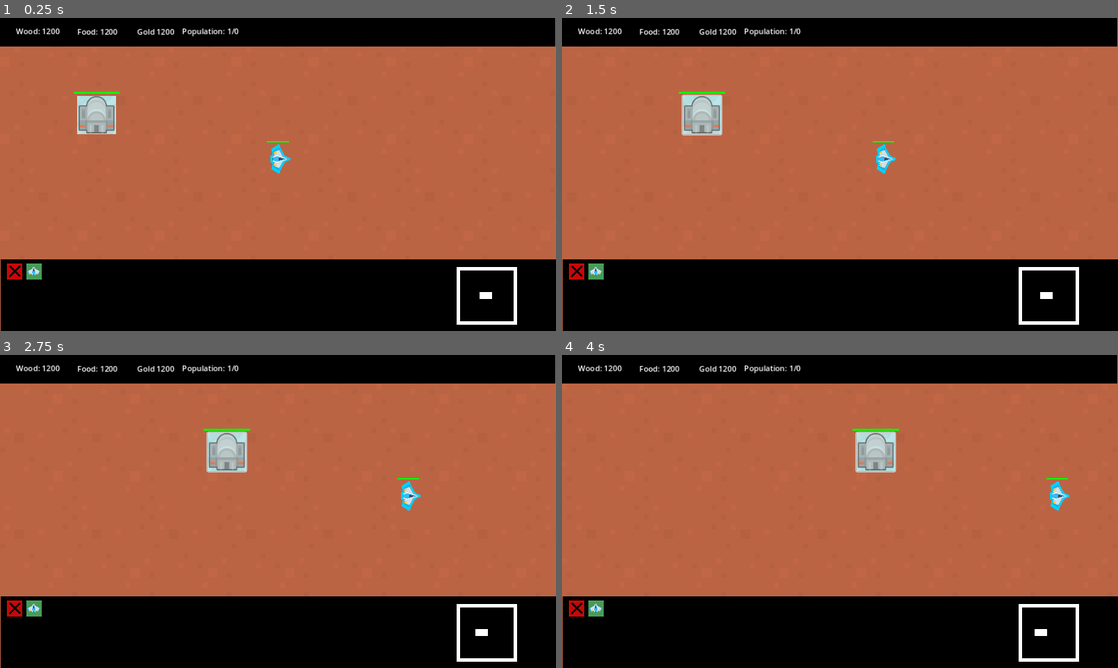
Above: before the commit, frames 1-4 (two rows, left to right).
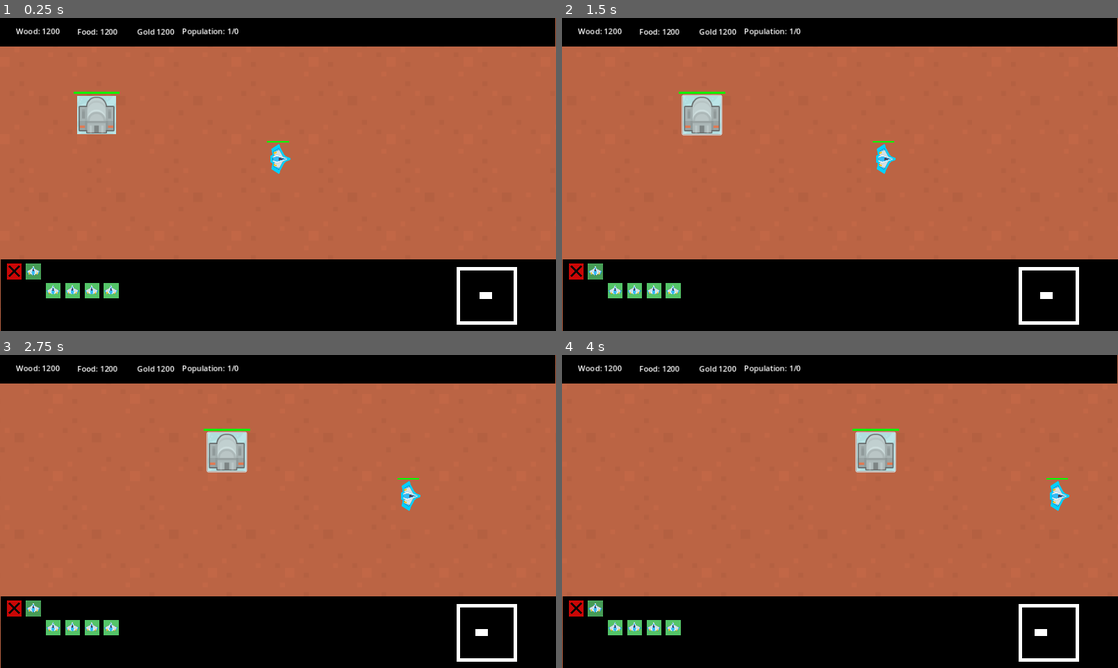
Above: after the commit, the same moments.

Repository: niamh-d/godot-rts
Game: Godot game, scene res://scenes/main/main.tscn
The game is run twice, just before and just after one commit, with the same random seed, the same clock (stepped at 60 frames per second) and the same inputs.
Inputs (mouse positions are in pixels of both pictures, inside the frame that each line leads up to):
- Up to frame 1 (0.25 s): no input
- Up to frame 2 (1.5 s): click (656, 115) at 0.5 s; click (578, 271) at 1.25 s
- Up to frame 3 (2.75 s): click (33, 608) at 2 s
- Up to frame 4 (4 s): click (789, 452) at 2.75 s; click (578, 608) at 3.5 s

The runs differ from the first frame. In frame 1, 0.6% of the frame differs, in the area x 1-22%, y 24-90%; in frame 2, 0.6%, in the area x 1-29%, y 24-90%; in frame 3, 0.6%; in frame 4, 0.6%.

Commit message:
tc scene complete

Diff:
--- a/scenes/main/main.tscn
+++ b/scenes/main/main.tscn
@@ -13,7 +13,10 @@
 [ext_resource type="Texture2D" uid="uid://bf7scmh3mmlwy" path="res://art/range.png" id="5_bsp2h"]
 [ext_resource type="PackedScene" uid="uid://dr64p16op7hma" path="res://scenes/town_center/town_center.tscn" id="5_g6jt8"]
 [ext_resource type="Texture2D" uid="uid://btywg7dtung1p" path="res://art/tower.png" id="6_5yngy"]
+[ext_resource type="Texture2D" uid="uid://dri6ii3a768iw" path="res://art/scifiTile_13.png" id="6_c7dx7"]
 [ext_resource type="Script" path="res://scenes/main/camera.gd" id="7_1lofc"]
+[ext_resource type="Texture2D" uid="uid://gqt3d1kbi2aa" path="res://art/scifiStructure_07.png" id="7_ct1me"]
+[ext_resource type="Texture2D" uid="uid://dp0c7t6ean6ne" path="res://art/playerShip2_blue.png" id="8_0ml2d"]
 
 [sub_resource type="NavigationPolygon" id="NavigationPolygon_adstj"]
 vertices = PackedVector2Array(8, 8, -8, 8, -8, -8, 8, -8)
@@ -2687,6 +2690,18 @@
 sources/0 = SubResource("TileSetAtlasSource_kb7g8")
 sources/1 = SubResource("TileSetAtlasSource_oqidm")
 
+[sub_resource type="RectangleShape2D" id="RectangleShape2D_7tl0w"]
+size = Vector2(80, 80)
+
+[sub_resource type="RectangleShape2D" id="RectangleShape2D_dvct2"]
+size = Vector2(79, 80)
+
+[sub_resource type="StyleBoxFlat" id="StyleBoxFlat_vv105"]
+bg_color = Color(0, 0, 0, 1)
+
+[sub_resource type="StyleBoxFlat" id="StyleBoxFlat_uuxdl"]
+bg_color = Color(0, 1, 0, 1)
+
 [sub_resource type="LabelSettings" id="LabelSettings_lufi6"]
 font_size = 120
 outline_size = 20
@@ -2707,17 +2722,179 @@
 [node name="Worker" parent="GameObjects" instance=ExtResource("4_s5rmr")]
 position = Vector2(580, 291)
 
+[node name="TestTownCenter" type="Area2D" parent="GameObjects"]
+position = Vector2(200, 200)
+
+[node name="Ground" type="Sprite2D" parent="GameObjects/TestTownCenter"]
+scale = Vector2(1.25, 1.25)
+texture = ExtResource("6_c7dx7")
+
+[node name="BuildingSprite" type="Node2D" parent="GameObjects/TestTownCenter"]
+
+[node name="Sprite2D" type="Sprite2D" parent="GameObjects/TestTownCenter/BuildingSprite"]
+scale = Vector2(1.2, 1.2)
+texture = ExtResource("7_ct1me")
+
+[node name="CollisionShape2D" type="CollisionShape2D" parent="GameObjects/TestTownCenter"]
+shape = SubResource("RectangleShape2D_7tl0w")
+
+[node name="StaticBody2D" type="StaticBody2D" parent="GameObjects/TestTownCenter"]
+
+[node name="CollisionShape2D" type="CollisionShape2D" parent="GameObjects/TestTownCenter/StaticBody2D"]
+position = Vector2(0.5, 0)
+shape = SubResource("RectangleShape2D_dvct2")
+
+[node name="ProgressBar" type="ProgressBar" parent="GameObjects/TestTownCenter"]
+offset_left = -48.0
+offset_top = -49.0
+offset_right = 48.0
+offset_bottom = -44.0
+theme_override_styles/background = SubResource("StyleBoxFlat_vv105")
+theme_override_styles/fill = SubResource("StyleBoxFlat_uuxdl")
+max_value = 10.0
+value = 10.0
+show_percentage = false
+
+[node name="ButtonTC" type="Button" parent="GameObjects/TestTownCenter"]
+offset_left = -40.0
+offset_top = -40.0
+offset_right = 40.0
+offset_bottom = 40.0
+theme_type_variation = &"FlatButton"
+
+[node name="TimerWorker" type="Timer" parent="GameObjects/TestTownCenter"]
+wait_time = 2.0
+one_shot = true
+
+[node name="TimerUiOn" type="Timer" parent="GameObjects/TestTownCenter"]
+wait_time = 0.2
+one_shot = true
+
+[node name="CanvasLayer" type="CanvasLayer" parent="GameObjects/TestTownCenter"]
+offset = Vector2(0, 500)
+transform = Transform2D(1, 0, 0, 1, 0, 500)
+
+[node name="RemoveBtn" type="Node2D" parent="GameObjects/TestTownCenter/CanvasLayer"]
+position = Vector2(14, 9)
+
+[node name="Image" type="Node2D" parent="GameObjects/TestTownCenter/CanvasLayer/RemoveBtn"]
+
+[node name="ColorRect" type="ColorRect" parent="GameObjects/TestTownCenter/CanvasLayer/RemoveBtn/Image"]
+offset_right = 31.0
+offset_bottom = 32.0
+color = Color(1, 0.00392157, 0, 1)
+
+[node name="ColorRect" type="ColorRect" parent="GameObjects/TestTownCenter/CanvasLayer/RemoveBtn/Image/ColorRect"]
+layout_mode = 0
+offset_left = 6.0
+offset_top = 3.0
+offset_right = 37.0
+offset_bottom = 7.0
+rotation = 0.785398
+color = Color(0, 0, 0, 1)
+
+[node name="ColorRect2" type="ColorRect" parent="GameObjects/TestTownCenter/CanvasLayer/RemoveBtn/Image/ColorRect"]
+layout_mode = 0
+offset_left = 28.0
+offset_top = 6.0
+offset_right = 59.0
+offset_bottom = 10.0
+rotation = 2.35619
+color = Color(0, 0, 0, 1)
+
+[node name="ButtonRemove" type="Button" parent="GameObjects/TestTownCenter/CanvasLayer/RemoveBtn/Image"]
+self_modulate = Color(1, 1, 1, 0.392157)
+offset_right = 31.0
+offset_bottom = 32.0
+
+[node name="AddWorkerBtn" type="Node2D" parent="GameObjects/TestTownCenter/CanvasLayer"]
+position = Vector2(54, 9)
+
+[node name="Image" type="Node2D" parent="GameObjects/TestTownCenter/CanvasLayer/AddWorkerBtn"]
+
+[node name="ColorRect" type="ColorRect" parent="GameObjects/TestTownCenter/CanvasLayer/AddWorkerBtn/Image"]
+offset_right = 31.0
+offset_bottom = 32.0
+color = Color(0.32888, 0.767577, 0.408805, 1)
+
+[node name="ButtonAddWorker" type="Button" parent="GameObjects/TestTownCenter/CanvasLayer/AddWorkerBtn/Image"]
+self_modulate = Color(1, 1, 1, 0.392157)
+offset_right = 31.0
+offset_bottom = 32.0
+
+[node name="Sprite2D" type="Sprite2D" parent="GameObjects/TestTownCenter/CanvasLayer/AddWorkerBtn/Image"]
+texture_filter = 1
+position = Vector2(15, 14)
+scale = Vector2(0.25, 0.25)
+texture = ExtResource("8_0ml2d")
+
+[node name="Q1" type="Node2D" parent="GameObjects/TestTownCenter/CanvasLayer"]
+position = Vector2(95, 49)
+
+[node name="Image" type="Node2D" parent="GameObjects/TestTownCenter/CanvasLayer/Q1"]
+
+[node name="ColorRect" type="ColorRect" parent="GameObjects/TestTownCenter/CanvasLayer/Q1/Image"]
+offset_right = 31.0
+offset_bottom = 32.0
+color = Color(0.32888, 0.767577, 0.408805, 1)
+
+[node name="Sprite2D" type="Sprite2D" parent="GameObjects/TestTownCenter/CanvasLayer/Q1/Image"]
+texture_filter = 1
+position = Vector2(15, 14)
+scale = Vector2(0.25, 0.25)
+texture = ExtResource("8_0ml2d")
+
+[node name="Q2" type="Node2D" parent="GameObjects/TestTownCenter/CanvasLayer"]
+position = Vector2(135, 49)
+
+[node name="Image" type="Node2D" parent="GameObjects/TestTownCenter/CanvasLayer/Q2"]
+
+[node name="ColorRect" type="ColorRect" parent="GameObjects/TestTownCenter/CanvasLayer/Q2/Image"]
+offset_right = 31.0
+offset_bottom = 32.0
+color = Color(0.32888, 0.767577, 0.408805, 1)
+
+[node name="Sprite2D" type="Sprite2D" parent="GameObjects/TestTownCenter/CanvasLayer/Q2/Image"]
+texture_filter = 1
+position = Vector2(15, 14)
+scale = Vector2(0.25, 0.25)
+texture = ExtResource("8_0ml2d")
+
+[node name="Q3" type="Node2D" parent="GameObjects/TestTownCenter/CanvasLayer"]
+position = Vector2(175, 49)
+
+[node name="Image" type="Node2D" parent="GameObjects/TestTownCenter/CanvasLayer/Q3"]
+
+[node name="ColorRect" type="ColorRect" parent="GameObjects/TestTownCenter/CanvasLayer/Q3/Image"]
+offset_right = 31.0
+offset_bottom = 32.0
+color = Color(0.32888, 0.767577, 0.408805, 1)
+
+[node name="Sprite2D" type="Sprite2D" parent="GameObjects/TestTownCenter/CanvasLayer/Q3/Image"]
+texture_filter = 1
+position = Vector2(15, 14)
+scale = Vector2(0.25, 0.25)
+texture = ExtResource("8_0ml2d")
+
+[node name="Q4" type="Node2D" parent="GameObjects/TestTownCenter/CanvasLayer"]
+position = Vector2(215, 49)
+
+[node name="Image" type="Node2D" parent="GameObjects/TestTownCenter/CanvasLayer/Q4"]
+
+[node name="ColorRect" type="ColorRect" parent="GameObjects/TestTownCenter/CanvasLayer/Q4/Image"]
+offset_right = 31.0
+offset_bottom = 32.0
+color = Color(0.32888, 0.767577, 0.408805, 1)
+
+[node name="Sprite2D" type="Sprite2D" parent="GameObjects/TestTownCenter/CanvasLayer/Q4/Image"]
+texture_filter = 1
+position = Vector2(15, 14)
+scale = Vector2(0.25, 0.25)
+texture = ExtResource("8_0ml2d")
+
 [node name="TownCenter" parent="GameObjects" instance=ExtResource("5_g6jt8")]
+visible = false
 position = Vector2(200, 200)
-
-[node name="Sprite2D" parent="GameObjects/TownCenter/BuildingSprite" index="0"]
-position = Vector2(200, 199)
-
-[node name="Image" parent="GameObjects/TownCenter/CanvasLayer/RemoveBtn" index="0"]
-position = Vector2(15, 509)
-
-[node name="Image" parent="GameObjects/TownCenter/CanvasLayer/AddWorkerBtn" index="0"]
-position = Vector2(55, 509)
 
 [node name="UI" type="CanvasLayer" parent="."]
 script = ExtResource("1_rqosp")
@@ -2964,5 +3141,3 @@
 [connection signal="pressed" from="UI/WorkerBuildOptions/Barracks/Sprite2D/ButtonBuildBarracks" to="UI/WorkerBuildOptions" method="_on_button_build_barracks_pressed"]
 [connection signal="pressed" from="UI/WorkerBuildOptions/Range/Sprite2D/ButtonBuildRange" to="UI/WorkerBuildOptions" method="_on_button_build_range_pressed"]
 [connection signal="pressed" from="UI/WorkerBuildOptions/Tower/Sprite2D/ButtonBuildTower" to="UI/WorkerBuildOptions" method="_on_button_build_tower_pressed"]
-
-[editable path="GameObjects/TownCenter"]
--- a/scenes/town_center/town_center.tscn
+++ b/scenes/town_center/town_center.tscn
@@ -22,7 +22,7 @@
 scale = Vector2(1.25, 1.25)
 texture = ExtResource("1_xit48")
 
-[node name="BuildingSprite" type="Node" parent="."]
+[node name="BuildingSprite" type="Node2D" parent="."]
 
 [node name="Sprite2D" type="Sprite2D" parent="BuildingSprite"]
 scale = Vector2(1.2, 1.2)
@@ -64,11 +64,13 @@
 one_shot = true
 
 [node name="CanvasLayer" type="CanvasLayer" parent="."]
+offset = Vector2(0, 500)
+transform = Transform2D(1, 0, 0, 1, 0, 500)
 
 [node name="RemoveBtn" type="Node2D" parent="CanvasLayer"]
+position = Vector2(14, 9)
 
 [node name="Image" type="Node2D" parent="CanvasLayer/RemoveBtn"]
-position = Vector2(30, 525)
 
 [node name="ColorRect" type="ColorRect" parent="CanvasLayer/RemoveBtn/Image"]
 offset_right = 31.0
@@ -99,9 +101,9 @@
 offset_bottom = 32.0
 
 [node name="AddWorkerBtn" type="Node2D" parent="CanvasLayer"]
+position = Vector2(54, 9)
 
 [node name="Image" type="Node2D" parent="CanvasLayer/AddWorkerBtn"]
-position = Vector2(70, 525)
 
 [node name="ColorRect" type="ColorRect" parent="CanvasLayer/AddWorkerBtn/Image"]
 offset_right = 31.0
@@ -118,3 +120,67 @@
 position = Vector2(15, 14)
 scale = Vector2(0.25, 0.25)
 texture = ExtResource("3_ghs0i")
+
+[node name="Q1" type="Node2D" parent="CanvasLayer"]
+position = Vector2(95, 49)
+
+[node name="Image" type="Node2D" parent="CanvasLayer/Q1"]
+
+[node name="ColorRect" type="ColorRect" parent="CanvasLayer/Q1/Image"]
+offset_right = 31.0
+offset_bottom = 32.0
+color = Color(0.32888, 0.767577, 0.408805, 1)
+
+[node name="Sprite2D" type="Sprite2D" parent="CanvasLayer/Q1/Image"]
+texture_filter = 1
+position = Vector2(15, 14)
+scale = Vector2(0.25, 0.25)
+texture = ExtResource("3_ghs0i")
+
+[node name="Q2" type="Node2D" parent="CanvasLayer"]
+position = Vector2(135, 49)
+
+[node name="Image" type="Node2D" parent="CanvasLayer/Q2"]
+
+[node name="ColorRect" type="ColorRect" parent="CanvasLayer/Q2/Image"]
+offset_right = 31.0
+offset_bottom = 32.0
+color = Color(0.32888, 0.767577, 0.408805, 1)
+
+[node name="Sprite2D" type="Sprite2D" parent="CanvasLayer/Q2/Image"]
+texture_filter = 1
+position = Vector2(15, 14)
+scale = Vector2(0.25, 0.25)
+texture = ExtResource("3_ghs0i")
+
+[node name="Q3" type="Node2D" parent="CanvasLayer"]
+position = Vector2(175, 49)
+
+[node name="Image" type="Node2D" parent="CanvasLayer/Q3"]
+
+[node name="ColorRect" type="ColorRect" parent="CanvasLayer/Q3/Image"]
+offset_right = 31.0
+offset_bottom = 32.0
+color = Color(0.32888, 0.767577, 0.408805, 1)
+
+[node name="Sprite2D" type="Sprite2D" parent="CanvasLayer/Q3/Image"]
+texture_filter = 1
+position = Vector2(15, 14)
+scale = Vector2(0.25, 0.25)
+texture = ExtResource("3_ghs0i")
+
+[node name="Q4" type="Node2D" parent="CanvasLayer"]
+position = Vector2(215, 49)
+
+[node name="Image" type="Node2D" parent="CanvasLayer/Q4"]
+
+[node name="ColorRect" type="ColorRect" parent="CanvasLayer/Q4/Image"]
+offset_right = 31.0
+offset_bottom = 32.0
+color = Color(0.32888, 0.767577, 0.408805, 1)
+
+[node name="Sprite2D" type="Sprite2D" parent="CanvasLayer/Q4/Image"]
+texture_filter = 1
+position = Vector2(15, 14)
+scale = Vector2(0.25, 0.25)
+texture = ExtResource("3_ghs0i")
Not shown: 1 places in scenes/main/main.tscn that only renumber resources
